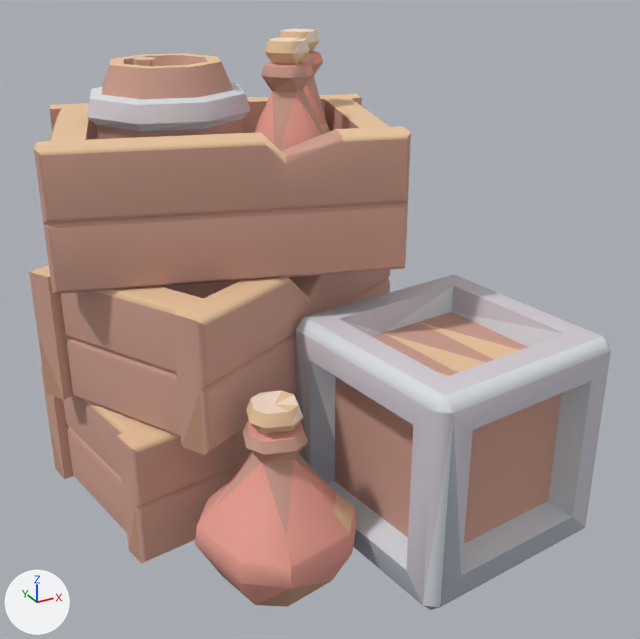
One commit to the glTF model example_game/world/props/crates.prop/model.glb: the scene before it, then after it.
Rendered twice from a camera (50 mm lens) standing at (-1.18, -2.36, 1.78) and looking at (0.07, -0.09, 0.64). Every picture has the same lights, and +X, +Y and +Z are marked at lower left. The first picture is the older version. Vertices at exactly the same position are counted once.

Script lines for the objects in view, before the commit:
```python
me_model = bpy.data.meshes.new('model')
me_model.from_pydata(...)  # 718 vertices, 1331 faces; spans x -0.73..0.73, y -0.79..0.79, z -0.02..1.48
me_model.materials.append(mat_style)
ob_model = bpy.data.objects.new('model', me_model)
ob_model.location = (0.0, 0.0, 0.0)
```
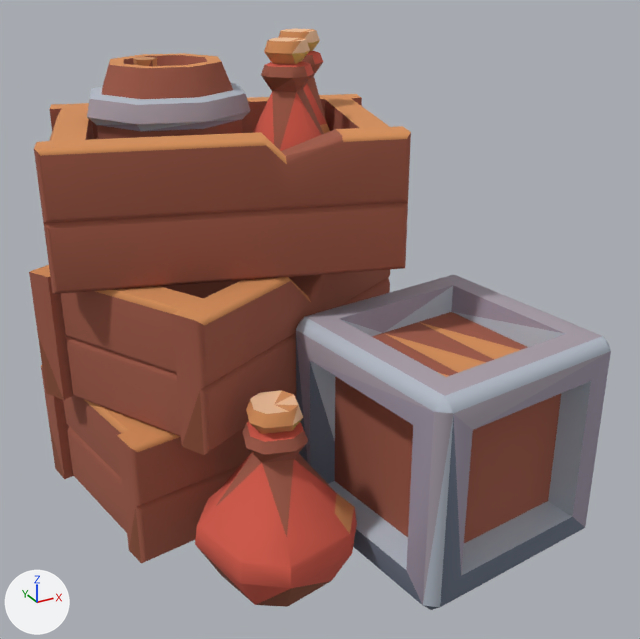
Where the change shows, as pixel boxes (x1, y1, x2, y2) in the pictures (640 x 639 px):
part 1 of me_model, recoloured (beige to brown)
    both: (29, 55, 585, 610)
part 2 of me_model, recoloured
    both: (30, 29, 519, 534)
part 3 of me_model, recoloured (pink to red)
    both: (195, 51, 357, 605)
part 4 of me_model, recoloured (white to light grey)
    both: (87, 29, 611, 607)

The change in detail:
me_model has 718 vertices, 1331 faces and spans x -0.73..0.73, y -0.79..0.79, z -0.02..1.48.
me_model is used by ob_model.
me_model part 1: 718 faces centred in x -0.73..0.73, y -0.78..0.79, z -0.02..1.4 are repainted in the vertex colours; the middle colour goes from beige #d0a090 to brown #a05a47.
me_model part 2: 218 faces centred in x -0.63..0.48, y -0.5..0.72, z 0.19..1.48 are repainted in the vertex colours; the middle colour goes from beige #edc7a0 to orange #d9915a.
me_model part 3: 165 faces centred in x -0.45..0.32, y -0.59..0.41, z 0.07..1.41 are repainted in the vertex colours; the middle colour goes from pink #eba093 to red #d45a49.
me_model part 4: 230 faces centred in x -0.49..0.73, y -0.78..0.53, z -0.01..1.48 are repainted in the vertex colours; the middle colour goes from white #dbdfe5 to light grey #b4bcc8.
